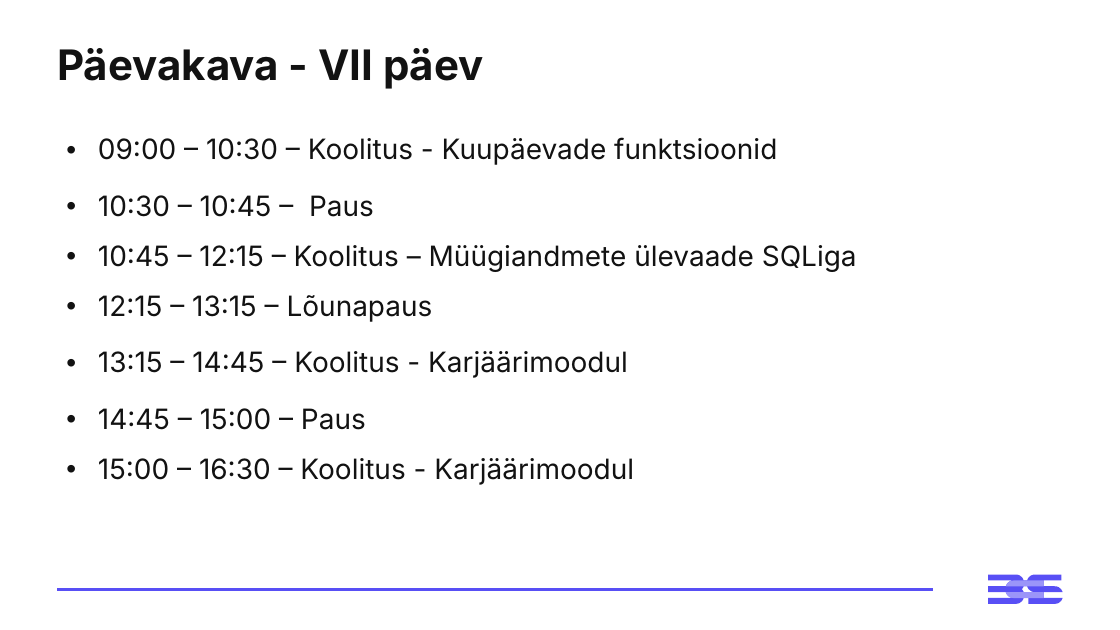
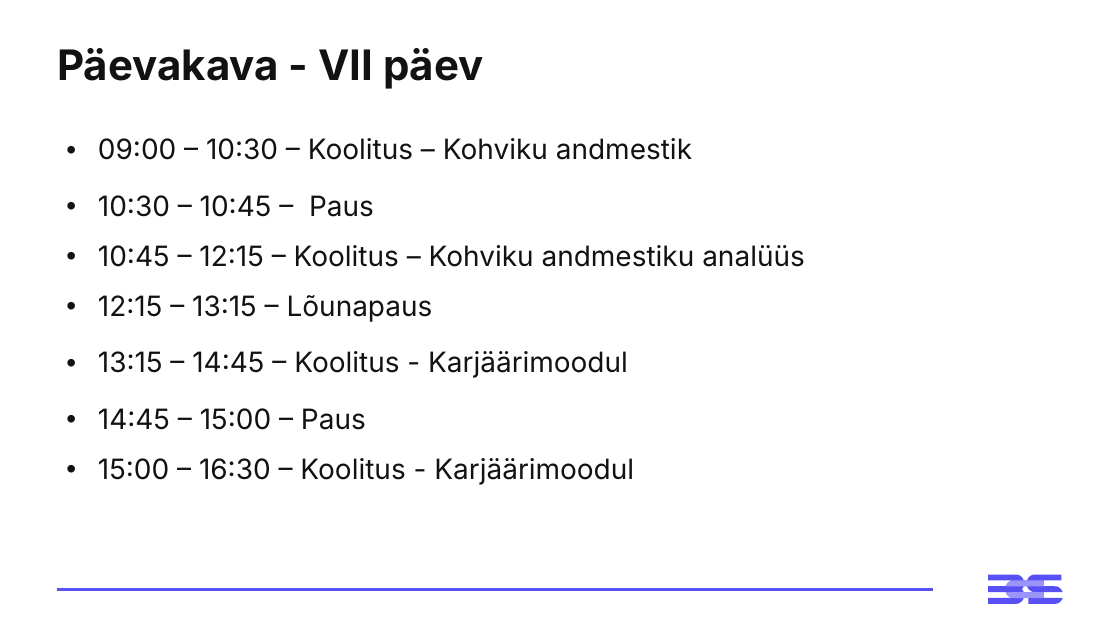
Before and after one commit to virverani/andmetarkus_2026_kevad, a slide deck: slide 2 of Day7/7-paev-andmetarkus-esitlus.pptx. Drawn at 1120x630 pixels with LibreOffice and Linux fonts; fonts in the diff are those of the drawing. Boxes give left, top, right and bottom in pixels: in the first picture for what was removed or moved away, otherwise in the second. Text is boxed around its words. In the diff, an @@ line names an element or a change of style, - is before the commit and + after.

```diff
--- a/Day7/7-paev-andmetarkus-esitlus.pptx
+++ b/Day7/7-paev-andmetarkus-esitlus.pptx
@@ table at (57, 117, 1063, 493) @@
-row 1, column 1: 09:00 – 10:30 – Koolitus - Kuupäevade funktsioonid
+row 1, column 1: 09:00 – 10:30 – Koolitus – Kohviku andmestik
-row 3, column 1: 10:45 – 12:15 – Koolitus – Müügiandmete ülevaade SQLiga
+row 3, column 1: 10:45 – 12:15 – Koolitus – Kohviku andmestiku analüüs
```
Also in this commit, not shown: 2 other slides changed, 1 slide removed, 7 other files.
